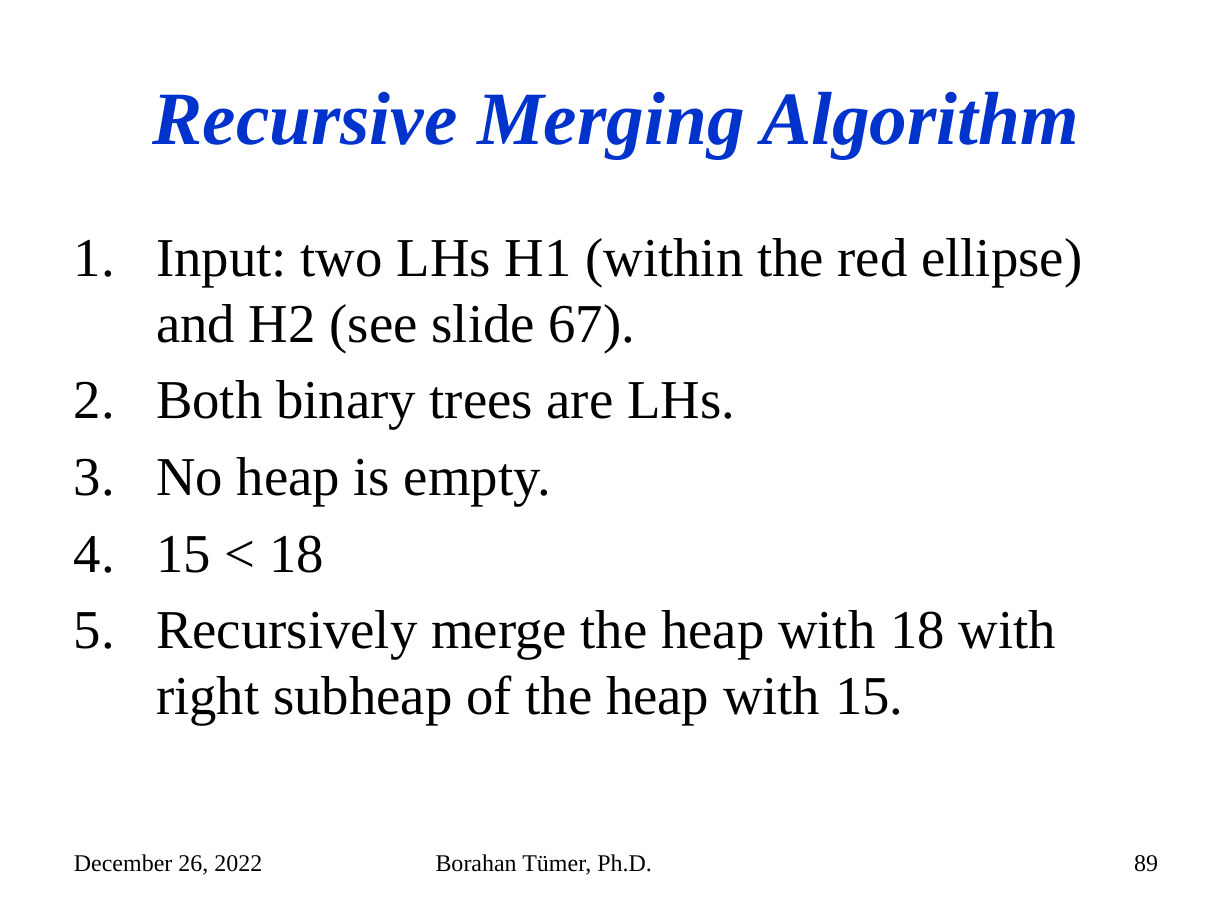
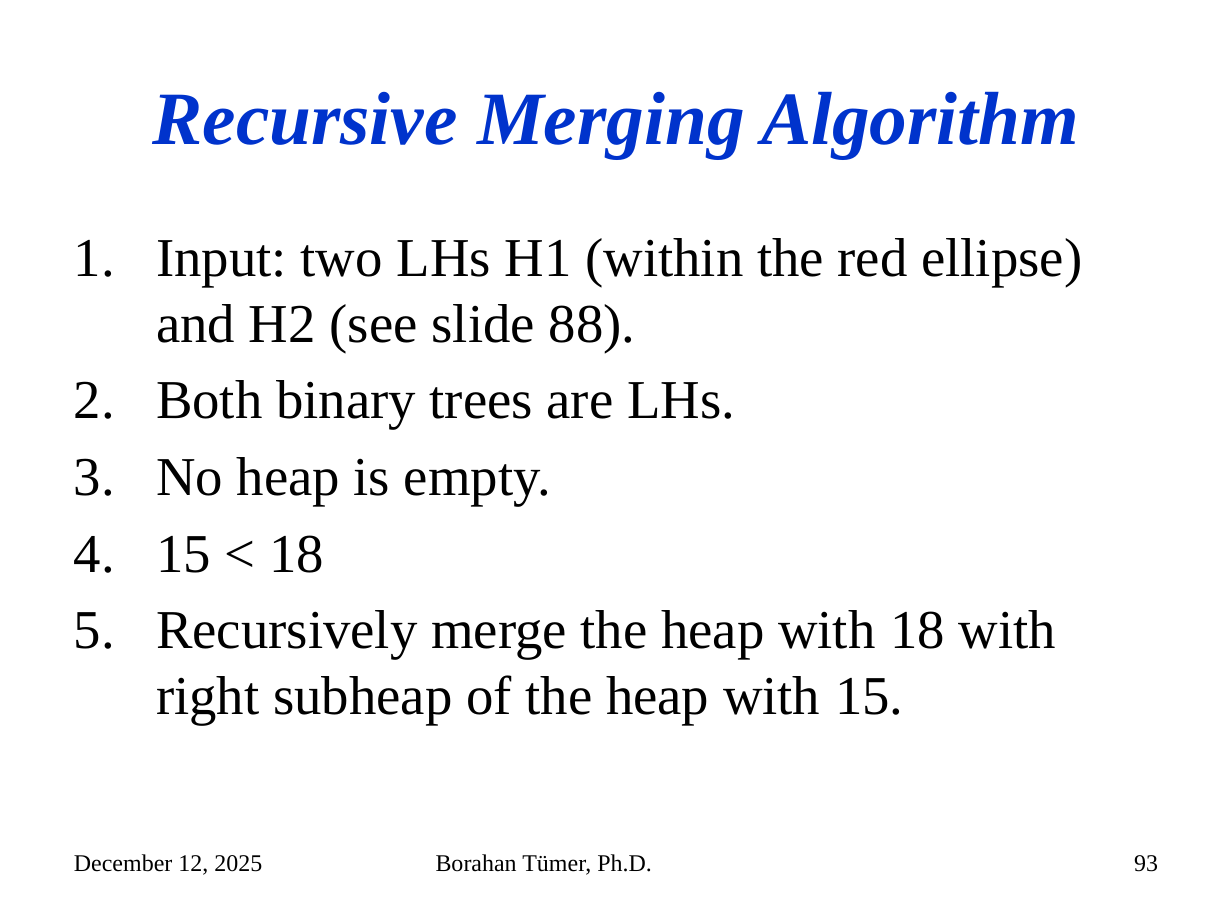
Before and after one commit to mehmetkayacse/cse225, a slide deck: slide 93 of files/Week8.pptx (slide 89 before the commit). Drawn at 1232x924 pixels with LibreOffice and Linux fonts; fonts in the diff are those of the drawing. Boxes give left, top, right and bottom in pixels: in the first picture for what was removed or moved away, otherwise in the second. Text is boxed around its words. In the diff, an @@ line names an element or a change of style, - is before the commit and + after.

```diff
--- a/files/Week8.pptx
+++ b/files/Week8.pptx
@@ text at (156, 238, 1082, 352): text changed @@
-1. Input: two LHs H1 (within the red ellipse) and H2 (see slide 67).
+1. Input: two LHs H1 (within the red ellipse) and H2 (see slide 88).
@@ text at (74, 854, 262, 875): text changed @@
-December 26, 2022
+December 12, 2025
@@ page number at (1134, 855, 1158, 872): text changed @@
-89
+93
```
Also in this commit, not shown: 140 other slides changed, 4 slides added.
